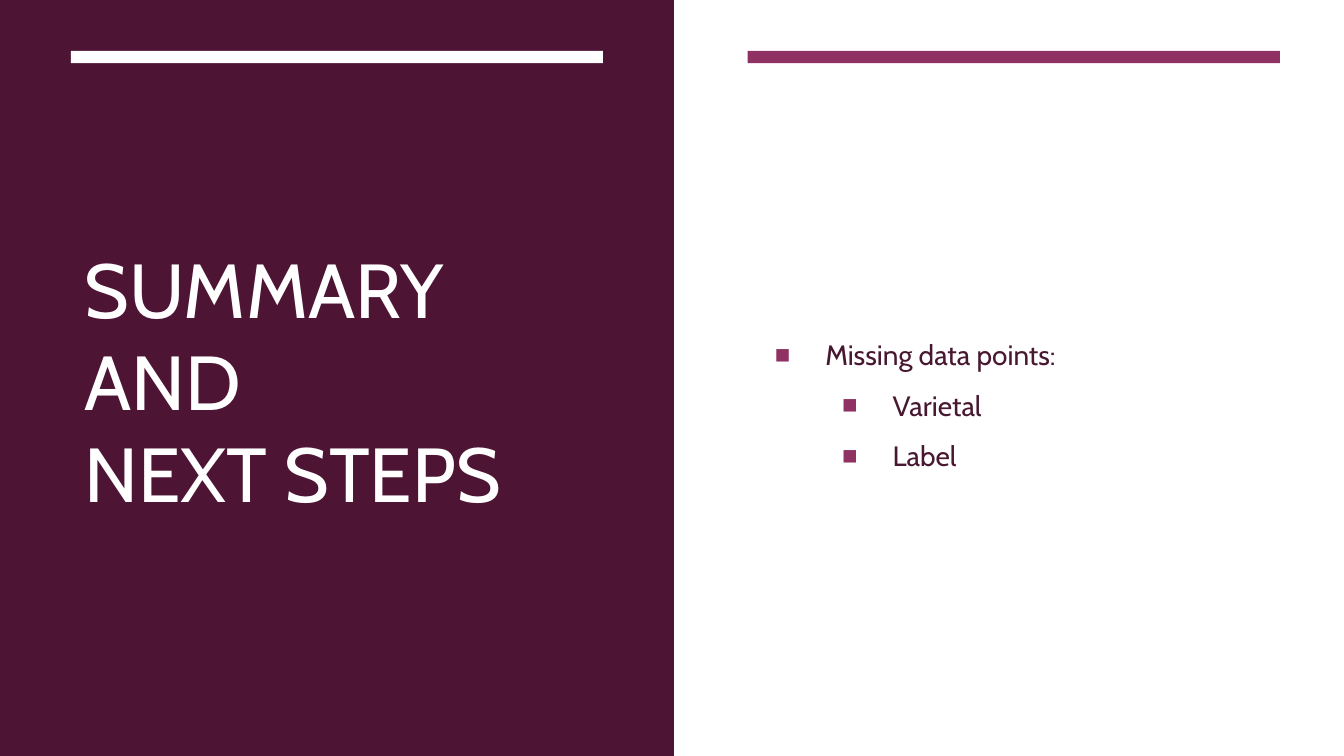
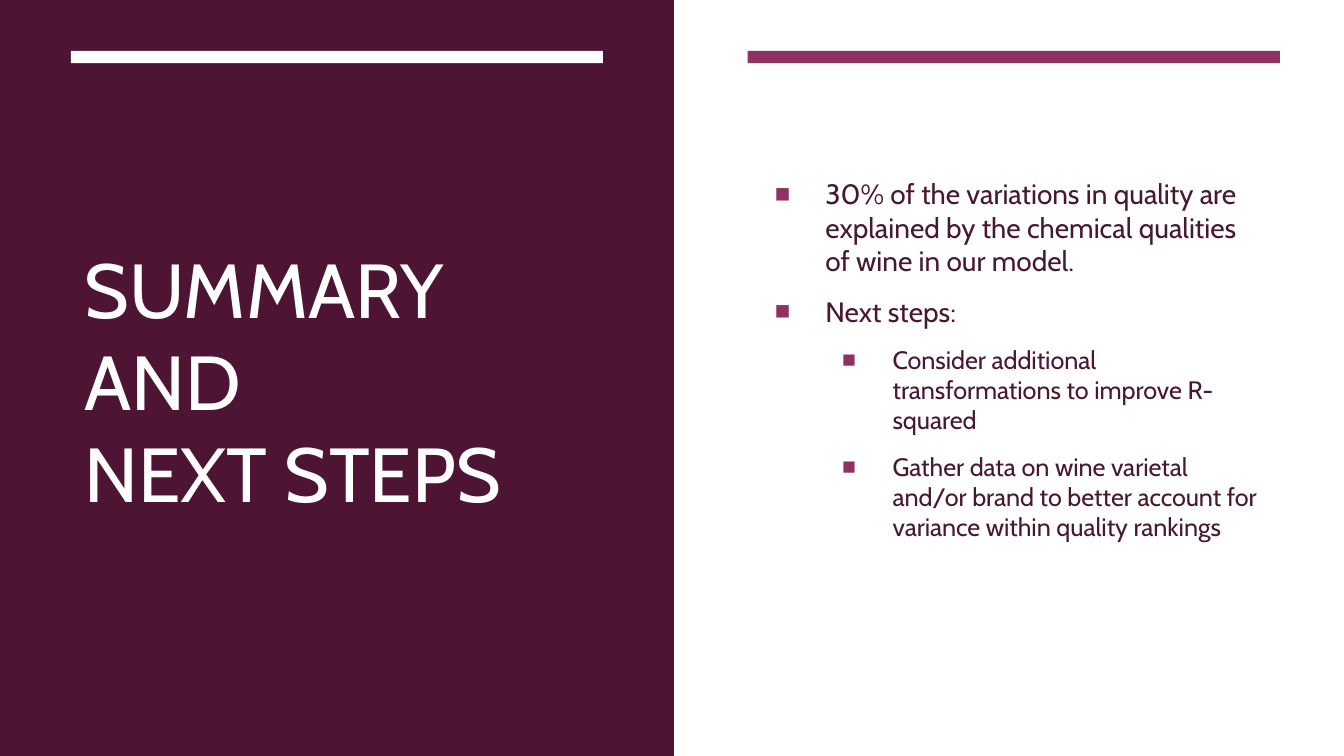
Before and after one commit to klsalcedo/red_wine_analysis, a slide deck: slide 8 of presentation.pptx (slide 10 before the commit). Drawn at 1344x756 pixels with LibreOffice and Linux fonts; fonts in the diff are those of the drawing. Boxes give left, top, right and bottom in pixels: in the first picture for what was removed or moved away, otherwise in the second. Text is boxed around its words. In the diff, an @@ line names an element or a change of style, - is before the commit and + after.

```diff
--- a/presentation.pptx
+++ b/presentation.pptx
@@ text at bbox=[825, 183, 1257, 542]: text changed; size 15 to 13.5 pt @@
-■ Missing data points:
-  ■ Varietal
-  ■ Label
+■ 30% of the variations in quality are explained by the chemical qualities of wine in our model.
+■ Next steps:
+  ■ Consider additional transformations to improve R-squared
+  ■ Gather data on wine varietal and/or brand to better account for variance within quality rankings
```
Also in this commit, not shown: 5 other slides changed, 2 slides removed.
